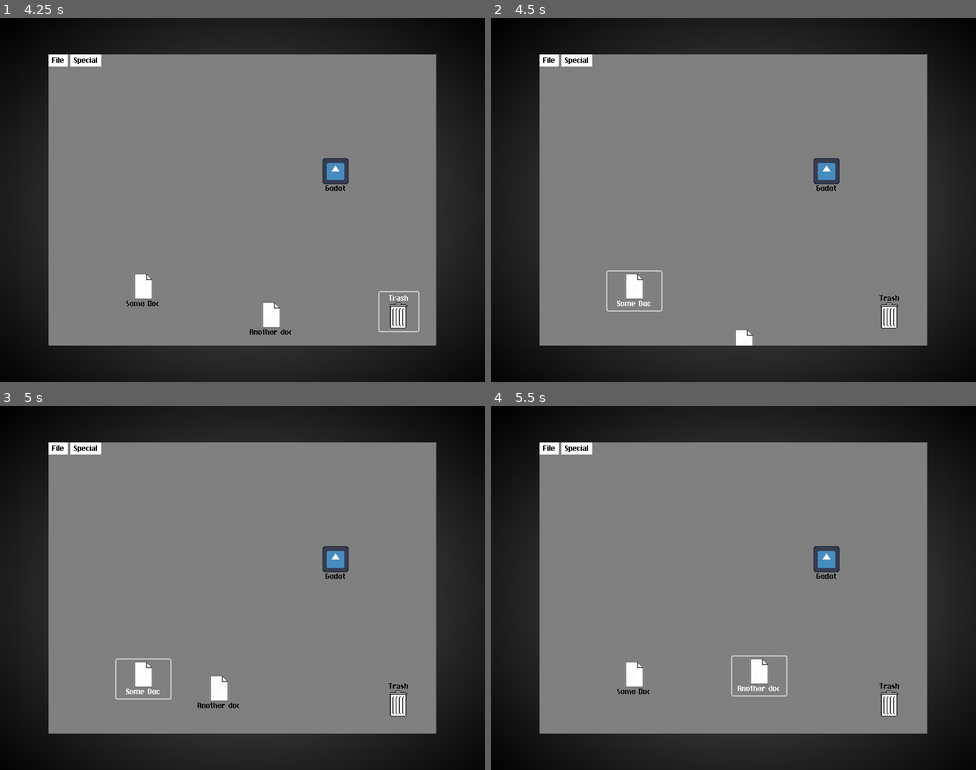
Above: before the commit, frames 1-4 (two rows, left to right).
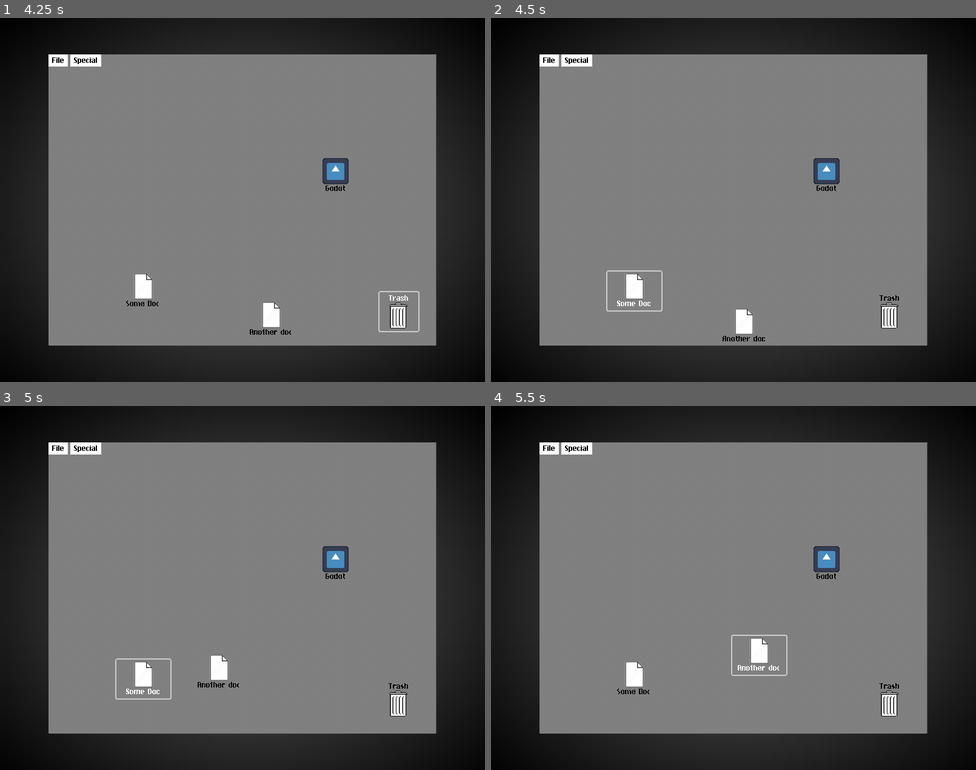
Above: after the commit, the same moments.

Repository: ee0pdt/gwj-78-erase
Game: Godot game, scene res://os1.tscn
The game is run twice, just before and just after one commit, with the same random seed, the same clock (stepped at 60 frames per second) and the same inputs. The engine's default icon, where the game draws it, is replaced by a stand-in: a white triangle on a blue panel in a dark square.
Inputs:
- Up to frame 1 (4.25 s): click "Trash" at 0.5 s; click "Some Doc" at 1.25 s; click "Another doc" at 2 s; click "Godot" at 2.75 s; click "Trash" at 3.5 s
- Up to frame 2 (4.5 s): click "Some Doc" at 4.25 s
- Up to frame 3 (5 s): no input
- Up to frame 4 (5.5 s): click "Another doc" at 5 s

Frame 1 is identical in both runs. In frame 2, 0.3% of the frame differs, in the area x 47-57%, y 79-90%; in frame 3, 0.4%; in frame 4, 0.5%, in the area x 49-62%, y 62-80%.

Commit message:
Improved theme

Diff:
--- a/file_system_items/file_system_item/states/awake.gd
+++ b/file_system_items/file_system_item/states/awake.gd
@@ -21,8 +21,8 @@
 		steps_remaining = randi() % 20 + 10
 	var new_position = file_system_item.position + direction * 5
 	var window_size = get_viewport().size
-	new_position.x = clamp(new_position.x, 0, window_size.x)
-	new_position.y = clamp(new_position.y, 0, window_size.y)
+	new_position.x = clamp(new_position.x, 0, window_size.x - file_system_item.size.x)
+	new_position.y = clamp(new_position.y, 0, window_size.y - file_system_item.size.y)
 	file_system_item.position = new_position
 	steps_remaining -= 1
 
--- /dev/null
+++ b/info_window/info_window.tscn
@@ -0,0 +1,4 @@
+[gd_scene format=3 uid="uid://dpf8vobr127ok"]
+
+[node name="InfoWindow" type="Window"]
+auto_translate_mode = 1
--- a/level/level.tscn
+++ b/level/level.tscn
@@ -7,6 +7,8 @@
 [ext_resource type="Script" uid="uid://0mcjqa8ciue7" path="res://level/states/asleep.gd" id="5_44x8d"]
 [ext_resource type="PackedScene" uid="uid://wyj22wjeccw6" path="res://empty_trash_dialog/empty_trash_dialog.tscn" id="6_44x8d"]
 [ext_resource type="PackedScene" uid="uid://d4c8dtd2jia1d" path="res://file_system_items/document/document.tscn" id="7_dg77c"]
+[ext_resource type="PackedScene" uid="uid://dpf8vobr127ok" path="res://info_window/info_window.tscn" id="8_0v1st"]
+[ext_resource type="Theme" uid="uid://cmnrvs380oc6u" path="res://themes/os1_mono.tres" id="9_6gtgk"]
 
 [sub_resource type="Gradient" id="Gradient_0xm2m"]
 offsets = PackedFloat32Array(0, 0.330986, 1)
@@ -20,6 +22,7 @@
 
 [node name="Level" type="Node2D"]
 script = ExtResource("1_qohg2")
+metadata/_edit_horizontal_guides_ = [191.0]
 
 [node name="CanvasLayer" type="CanvasLayer" parent="."]
 
@@ -81,6 +84,35 @@
 [node name="EmptyTrashDialog" parent="." instance=ExtResource("6_44x8d")]
 unique_name_in_owner = true
 
+[node name="InfoWindow" parent="." instance=ExtResource("8_0v1st")]
+title = "Info"
+initial_position = 2
+visible = false
+theme = ExtResource("9_6gtgk")
+
+[node name="PanelContainer" type="PanelContainer" parent="InfoWindow"]
+anchors_preset = 15
+anchor_right = 1.0
+anchor_bottom = 1.0
+grow_horizontal = 2
+grow_vertical = 2
+theme = ExtResource("9_6gtgk")
+
+[node name="VBoxContainer" type="VBoxContainer" parent="InfoWindow/PanelContainer"]
+layout_mode = 2
+
+[node name="HBoxContainer" type="HBoxContainer" parent="InfoWindow/PanelContainer/VBoxContainer"]
+layout_mode = 2
+
+[node name="NameLabel" type="Label" parent="InfoWindow/PanelContainer/VBoxContainer/HBoxContainer"]
+layout_mode = 2
+theme = ExtResource("9_6gtgk")
+text = "Name:"
+
+[node name="Name" type="Label" parent="InfoWindow/PanelContainer/VBoxContainer/HBoxContainer"]
+layout_mode = 2
+text = "Name:"
+
 [connection signal="canceled" from="EmptyTrashDialog" to="." method="_cancel_empty_trash"]
 [connection signal="confirmed" from="EmptyTrashDialog" to="." method="_confirm_empty_trash"]
 
--- a/project.godot
+++ b/project.godot
@@ -39,6 +39,7 @@
 "res://file_system_items/trash/": "purple",
 "res://fsm/": "teal",
 "res://game_events/": "purple",
+"res://info_window/": "purple",
 "res://install_window/": "purple",
 "res://level/": "purple",
 "res://menu_bar/": "purple",
--- a/themes/os1_mono.tres
+++ b/themes/os1_mono.tres
@@ -1,8 +1,15 @@
-[gd_resource type="Theme" load_steps=8 format=3 uid="uid://cmnrvs380oc6u"]
+[gd_resource type="Theme" load_steps=10 format=3 uid="uid://cmnrvs380oc6u"]
 
 [ext_resource type="FontFile" uid="uid://didgilb12w1ij" path="res://assets/fonts/ChiKareGo.ttf" id="1_0070d"]
 [ext_resource type="StyleBox" uid="uid://bbw4idcb3ejpp" path="res://themes/os1_mono.button_hover.stylebox" id="2_bbvwv"]
 [ext_resource type="StyleBox" uid="uid://dbme13r5qnk6w" path="res://themes/os1_mono_button_normal.stylebox" id="3_urqag"]
+
+[sub_resource type="StyleBoxFlat" id="StyleBoxFlat_o5ks6"]
+content_margin_left = 8.0
+content_margin_top = 8.0
+content_margin_right = 8.0
+content_margin_bottom = 8.0
+bg_color = Color(1, 1, 1, 1)
 
 [sub_resource type="StyleBoxFlat" id="StyleBoxFlat_urqag"]
 content_margin_left = 6.0
@@ -17,6 +24,9 @@
 content_margin_right = 6.0
 content_margin_bottom = 3.0
 bg_color = Color(0, 0, 0, 1)
+
+[sub_resource type="StyleBoxFlat" id="StyleBoxFlat_34a63"]
+bg_color = Color(1, 1, 1, 1)
 
 [sub_resource type="StyleBoxFlat" id="StyleBoxFlat_bbvwv"]
 bg_color = Color(1, 1, 1, 1)
@@ -40,6 +50,7 @@
 anti_aliasing = false
 
 [resource]
+AcceptDialog/styles/panel = SubResource("StyleBoxFlat_o5ks6")
 Button/colors/font_color = Color(0, 0, 0, 1)
 Button/colors/font_disabled_color = Color(0, 0, 0, 1)
 Button/colors/font_focus_color = Color(0, 0, 0, 1)
@@ -52,6 +63,7 @@
 Button/styles/hover = ExtResource("2_bbvwv")
 Button/styles/normal = ExtResource("3_urqag")
 Button/styles/pressed = null
+Label/colors/font_color = Color(0, 0, 0, 1)
 Label/fonts/font = ExtResource("1_0070d")
 MenuBar/colors/font_color = Color(0, 0, 0, 1)
 MenuBar/fonts/font = ExtResource("1_0070d")
@@ -61,6 +73,7 @@
 MenuButton/fonts/font = ExtResource("1_0070d")
 MenuButton/styles/hover = ExtResource("2_bbvwv")
 MenuButton/styles/normal = ExtResource("3_urqag")
+Panel/styles/panel = SubResource("StyleBoxFlat_34a63")
 PanelContainer/styles/panel = SubResource("StyleBoxFlat_bbvwv")
 RichTextLabel/colors/default_color = Color(0, 0, 0, 1)
 RichTextLabel/fonts/bold_font = ExtResource("1_0070d")
Not shown: 1 places in level/level.tscn that only renumber resources
